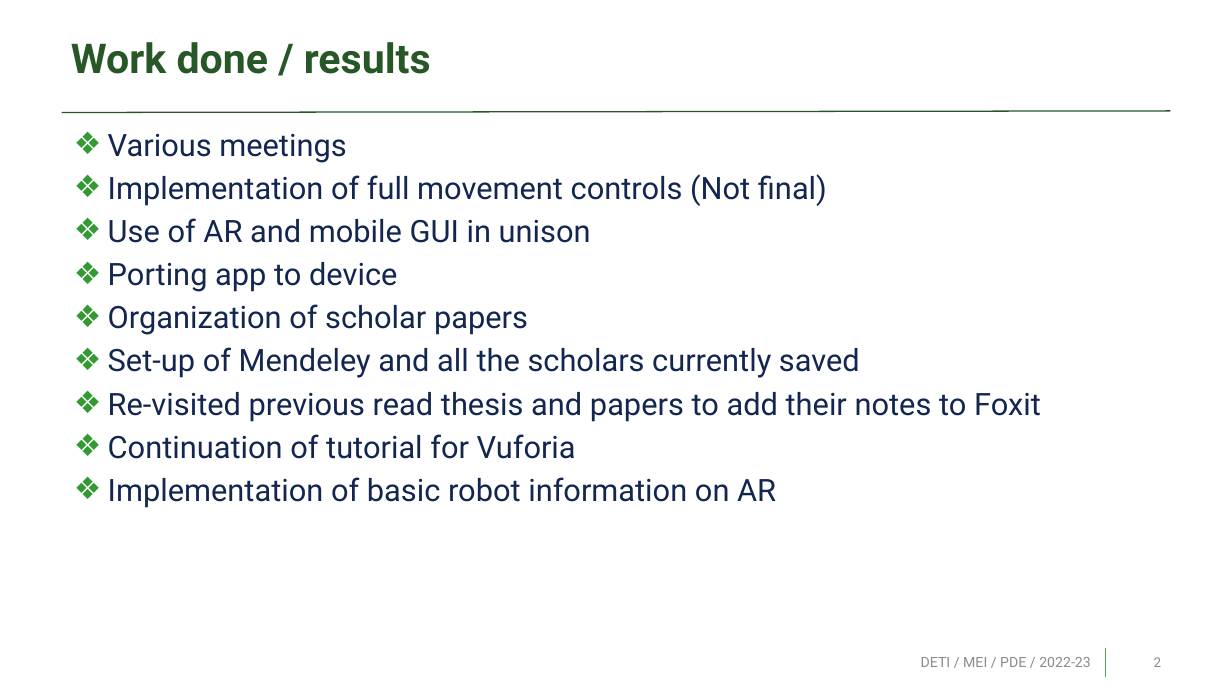
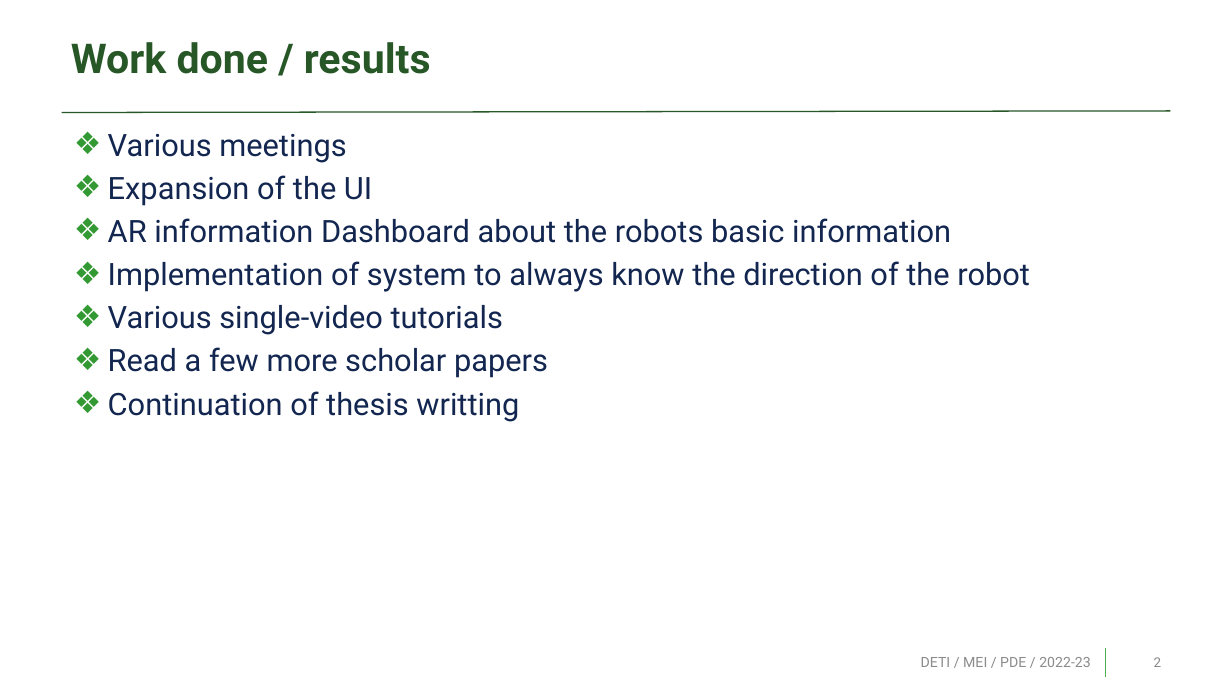
Before and after one commit to Sendir/Dissertacao, a slide deck: slide 2 of Sprint/Sprint_03.pptx. Drawn at 1232x693 pixels with LibreOffice and Linux fonts; fonts in the diff are those of the drawing; background and template pictures are left out. Boxes give left, top, right and bottom in pixels: in the first picture for what was removed or moved away, otherwise in the second. Text is boxed around its words. In the diff, an @@ line names an element or a change of style, - is before the commit and + after.

```diff
--- a/Sprint/Sprint_03.pptx
+++ b/Sprint/Sprint_03.pptx
@@ text at (108,175,1030,422): text changed @@
-❖ Implementation of full movement controls (Not final)
-❖ Use of AR and mobile GUI in unison
-❖ Porting app to device
-❖ Organization of scholar papers
-❖ Set-up of Mendeley and all the scholars currently saved
-❖ Re-visited previous read thesis and papers to add their notes to Foxit
-❖ Continuation of tutorial for Vuforia
-❖ Implementation of basic robot information on AR
+❖ Expansion of the UI
+❖ AR information Dashboard about the robots basic information
+❖ Implementation of system to always know the direction of the robot
+❖ Various single-video tutorials
+❖ Read a few more scholar papers
+❖ Continuation of thesis writting
```
Also in this commit, not shown: 1 other slide changed, 38 other files.
